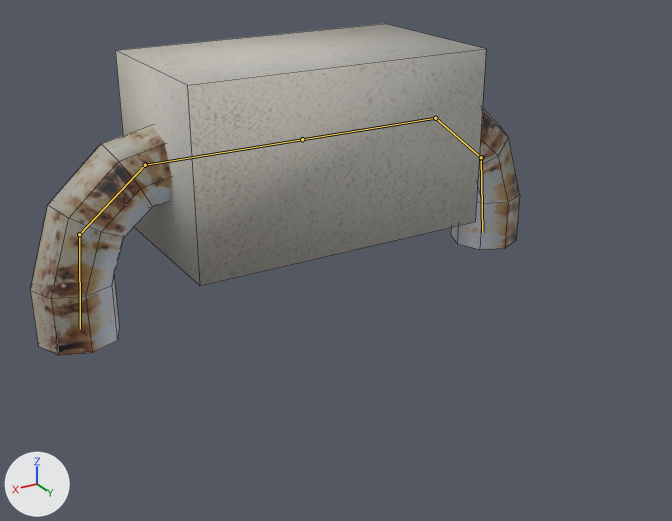
A saved change to the Blender file Assets/Enemy/Art/ChargeGuyRigged.blend.
The view is the same before and after, from a camera (50 mm lens) standing at (2.82, 5.12, 2.66) and looking at (0.04, 0.48, 0.34). The axes (+X, +Y, +Z) are drawn at lower left. The lights are the same throughout. The older version comes first. The bones that bend it are drawn over the model as lines. Mesh edges are drawn as thin lines.

Names of what the first picture shows: 'Body', 'Pipe'.
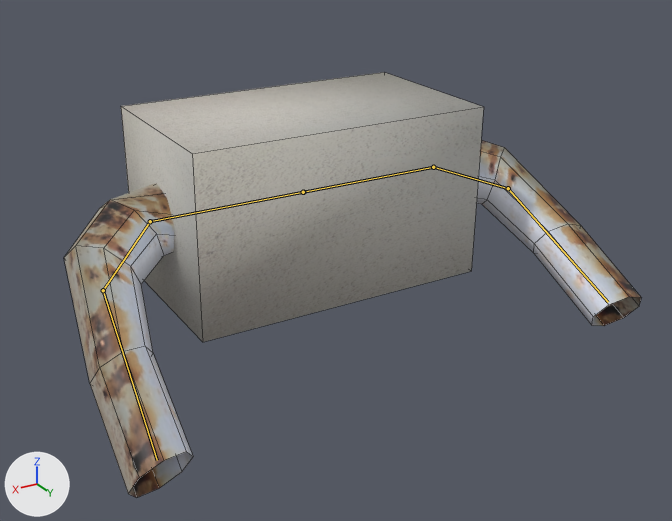
The newer file adds an action. The first version stands in its rest pose; the second is drawn at frame 3 of the action 'Lunge'.

Location of each change, (x1, y1, x2, y2) in pixels of the pictures (672 x 521 px):
'Body', posed: before (115, 24, 486, 286); after (121, 72, 484, 342)
'Pipe', posed (18% wider, 45% taller): before (30, 109, 520, 355); after (64, 140, 641, 497)
bone 'Base.R', root to tip: before (302, 139) to (435, 118); after (303, 192) to (433, 167)
bone 'Mid.R', root to tip: before (435, 118) to (481, 157); after (433, 167) to (508, 188)
bone 'End.R', root to tip: before (481, 157) to (482, 232); after (508, 188) to (608, 302)
bone 'Base.L', root to tip: before (302, 139) to (145, 165); after (303, 192) to (150, 221)
bone 'Mid.L', root to tip: before (145, 165) to (79, 234); after (150, 221) to (103, 290)
bone 'End.L', root to tip: before (79, 234) to (80, 329); after (103, 290) to (157, 460)

The edits, one by one:
Bone 'Base.R' (bone_base_r) moves from (0.0, 0.0, 0.0) to (0.358, 0.0, 0.0).
Bone 'Base.R' (bone_base_r) turns from (0, 0, 0) to (0, 1, 0) degrees about its own x, y and z.
Bone 'Mid.R' (bone_mid_r) moves from (0.0, 0.0, 0.0) to (-0.083, -0.076, 0.002).
Bone 'Mid.R' (bone_mid_r) turns from (0, 0, 0) to (44, -40, -11) degrees about its own x, y and z.
Bone 'End.R' (bone_end_r) moves from (0.0, 0.0, 0.0) to (0.4, -0.023, -0.028).
Bone 'End.R' (bone_end_r) turns from (0, 0, 0) to (1, -1, -1) degrees about its own x, y and z.
Bone 'End.R' (bone_end_r) is rescaled from (1.0, 1.0, 1.0) to (0.74, 1.79, 0.73).
Bone 'Base.L' (bone_base_l) moves from (0.0, 0.0, 0.0) to (0.358, 0.0, 0.0).
Bone 'Base.L' (bone_base_l) turns from (0, 0, 0) to (0, -1, 0) degrees about its own x, y and z.
Bone 'Mid.L' (bone_mid_l) moves from (0.0, 0.0, 0.0) to (-0.09, 0.067, -0.002).
Bone 'Mid.L' (bone_mid_l) turns from (0, 0, 0) to (44, 40, 23) degrees about its own x, y and z.
Bone 'End.L' (bone_end_l) moves from (0.0, 0.0, 0.0) to (-0.396, -0.06, 0.028).
Bone 'End.L' (bone_end_l) turns from (0, 0, 0) to (2, -1, -1) degrees about its own x, y and z.
Bone 'End.L' (bone_end_l) is rescaled from (1.0, 1.0, 1.0) to (0.74, 1.78, 0.73).
